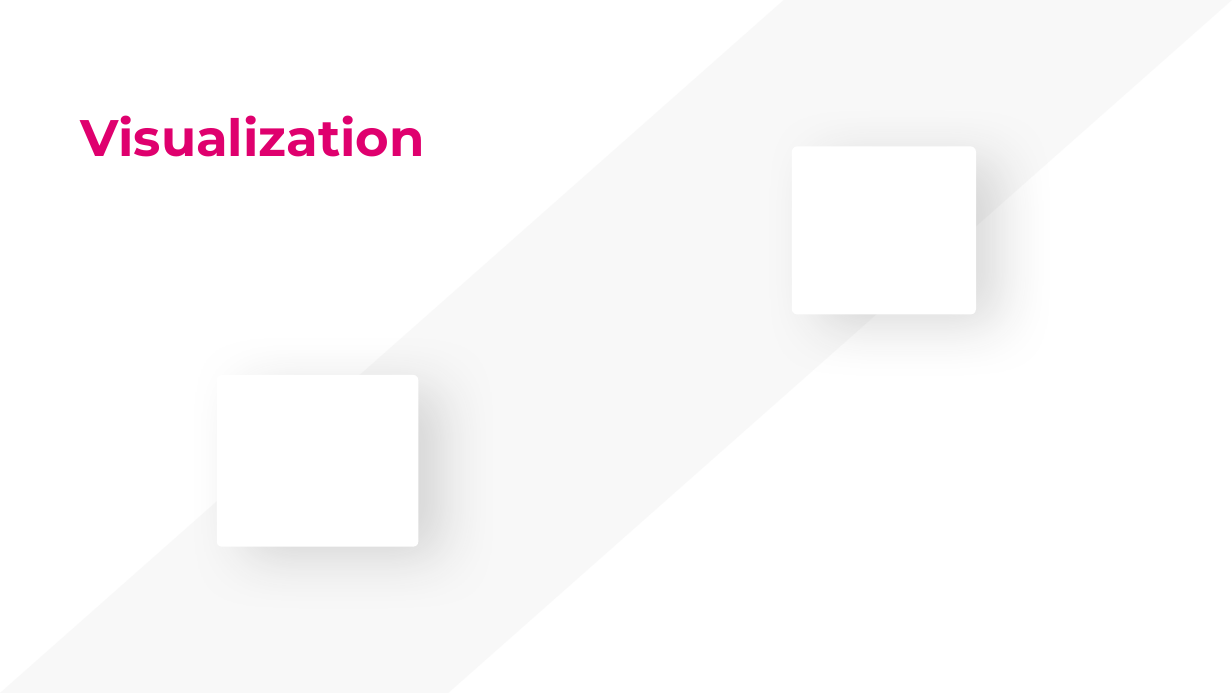
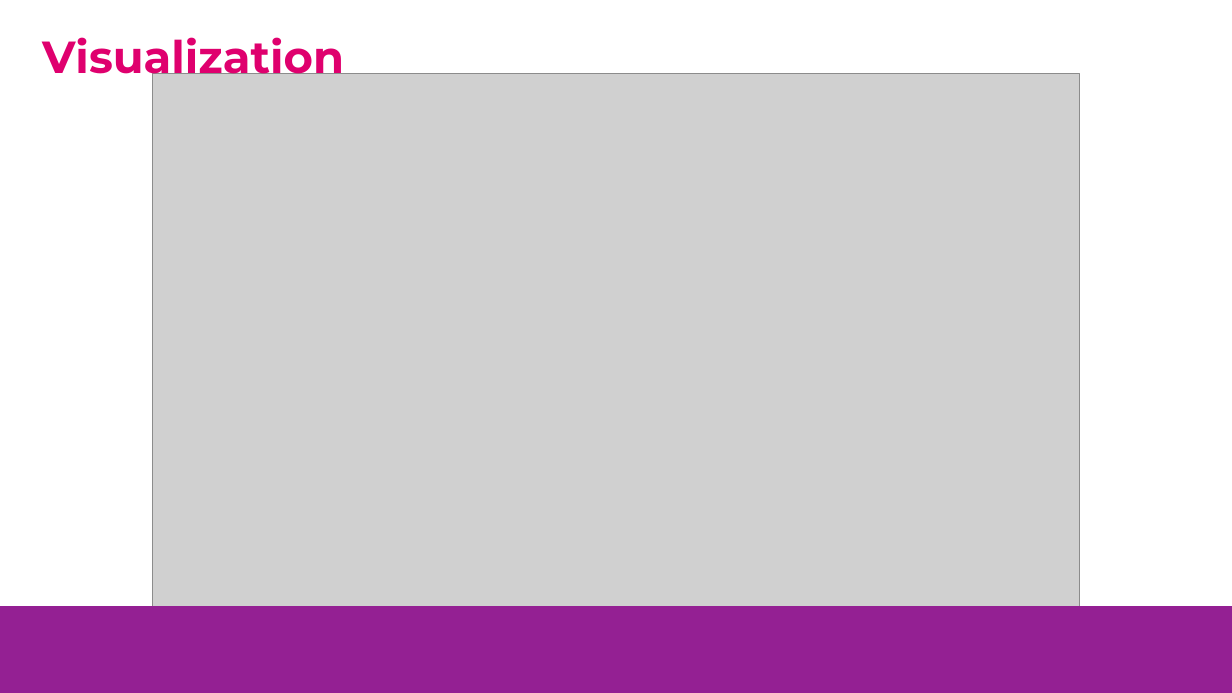
Before and after one commit to Mwenda-Mugambi/Web_Ad_campaign_optimization, a slide deck: slide 6 of Presentation Template.pptx. Drawn at 1232x693 pixels with LibreOffice and Linux fonts; fonts in the diff are those of the drawing; grey boxes stand for pictures. Boxes give left, top, right and bottom in pixels: in the first picture for what was removed or moved away, otherwise in the second. Text is boxed around its words. In the diff, an @@ line names an element or a change of style, - is before the commit and + after.

```diff
--- a/Presentation Template.pptx
+++ b/Presentation Template.pptx
@@ parallelogram removed at (x1=0, y1=0, x2=1232, y2=693) @@
@@ text "Visualization" moved from (x1=80, y1=115, x2=425, y2=157) to (x1=42, y1=37, x2=344, y2=83) @@
@@ text "Visualization" at (x1=42, y1=37, x2=344, y2=83): size 40 to 35 pt @@
@@ picture added at (x1=152, y1=73, x2=1080, y2=607) @@
@@ rounded rectangle removed at (x1=792, y1=146, x2=976, y2=314) @@
@@ rounded rectangle removed at (x1=217, y1=375, x2=419, y2=547) @@
@@ rectangle added at (x1=0, y1=607, x2=1232, y2=693), fill #942093, outline #942093 2 pt @@
```
Also in this commit, not shown: 6 slides added, 5 slides removed, 4 other files.
